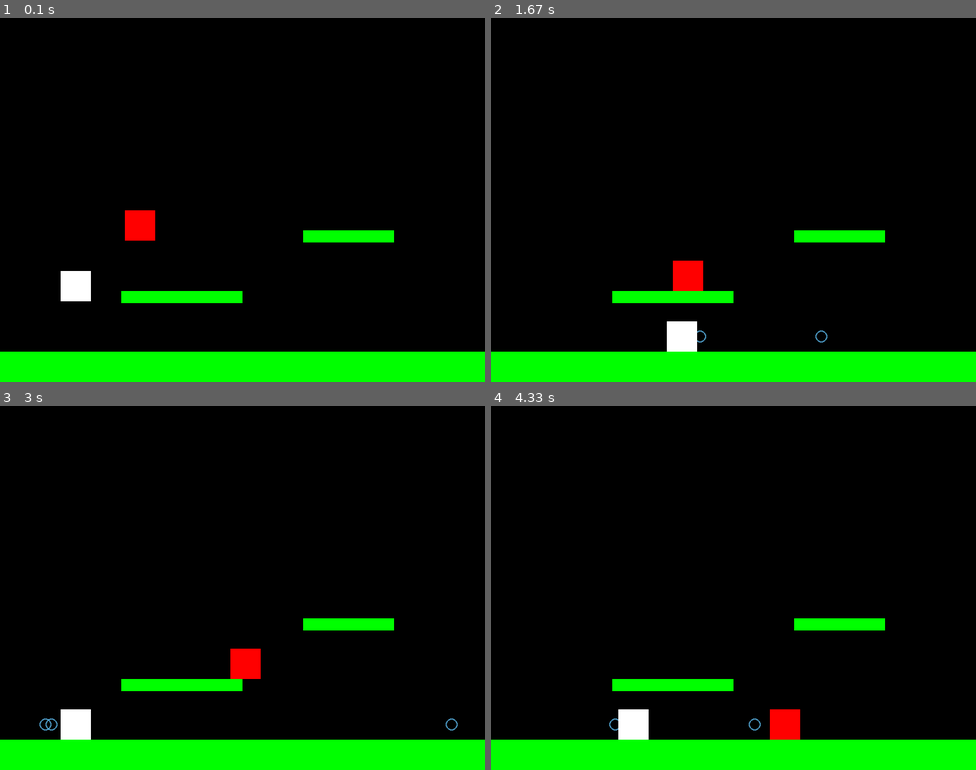
Above: before the commit, frames 1-4 (two rows, left to right).
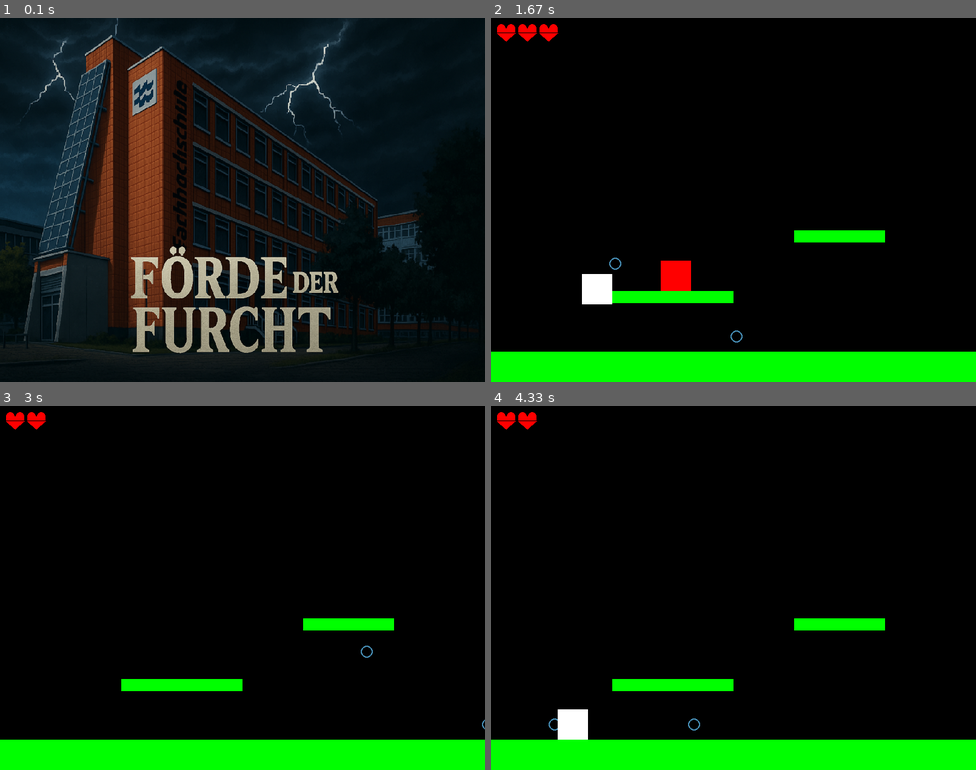
Above: after the commit, the same moments.

Repository: ChefanKreis/FoerdeDerFurcht
Game: pygame game, started from pygame_FoerdeDerFurcht.py
The game is run twice, just before and just after one commit, with the same random seed, the same clock (stepped at 60 frames per second) and the same inputs.
Inputs:
- Up to frame 1 (0.1 s): no input
- Up to frame 2 (1.67 s): hold Right 0.33-0.8 s; tap Space at 0.83, 1.23, 1.57 s; hold Up 1.17-1.47 s; hold Right from 1.5 s (still down)
- Up to frame 3 (3 s): tap Space at 1.87, 2.07, 2.37, 2.63, 2.93 s; release Right at 1.97 s; hold Left 2-2.53 s; tap X at 2.15 s; hold Left 2.57-2.97 s
- Up to frame 4 (4.33 s): hold Right 3.4-4.03 s; tap Space at 3.47, 3.77, 4.13 s; tap X at 3.55 s; hold Left from 4.07 s (still down)

The runs differ from the first frame. In frame 1, 66% of the frame differs, in the area x 0-100%, y 0-100%; in frame 2, 1.9%; in frame 3, 1.4%; in frame 4, 1.9%.

Commit message:
Startscreen, Lebensanzeige und Game Over Bildschirm

Diff:
--- a/pygame_FoerdeDerFurcht.py
+++ b/pygame_FoerdeDerFurcht.py
@@ -66,6 +66,26 @@
         self.running = True
         self.current_level = Level(1)
         self.score = 0
+        self.game_over = False
+        self.show_start_screen = True  # Startbildschirm anzeigen
+        # Font für Text-Darstellung
+        self.font = pygame.font.Font(None, 36)
+        self.big_font = pygame.font.Font(None, 72)
+        self.title_font = pygame.font.Font(None, 48)
+
+        # Startbildschirm laden (falls vorhanden)
+        self.start_screen_image = None
+        # Verschiedene Bildformate versuchen
+        image_files = ["startscreen.png", "startscreen.jpg", "startscreen.jpeg"]
+        for image_file in image_files:
+            try:
+                self.start_screen_image = pygame.image.load(image_file)
+                self.start_screen_image = pygame.transform.scale(self.start_screen_image, (WIDTH, HEIGHT))
+                break
+            except (pygame.error, FileNotFoundError):
+                continue
+
+        # Fallback wird automatisch in draw_start_screen() verwendet
 
     def start(self):
         while self.running:
@@ -81,28 +101,137 @@
             if event.type == pygame.QUIT:
                 self.running = False
             if event.type == pygame.KEYDOWN:
-                if event.key == pygame.K_LEFT:
-                    self.current_level.player.velocity.x = -5
-                if event.key == pygame.K_RIGHT:
-                    self.current_level.player.velocity.x = 5
-                if event.key == pygame.K_UP:
-                    self.current_level.player.jump()
-                if event.key == pygame.K_SPACE:
-                    self.current_level.player.shoot(self.current_level.projectiles)
+                if self.show_start_screen:
+                    # Startbildschirm: Beliebige Taste startet das Spiel
+                    self.show_start_screen = False
+                elif self.game_over:
+                    # Bei Game Over: Neustart mit 'R' Taste
+                    if event.key == pygame.K_r:
+                        self.restart_game()
+                else:
+                    # Normale Spielsteuerung
+                    if event.key == pygame.K_LEFT:
+                        self.current_level.player.velocity.x = -5
+                    if event.key == pygame.K_RIGHT:
+                        self.current_level.player.velocity.x = 5
+                    if event.key == pygame.K_UP:
+                        self.current_level.player.jump()
+                    if event.key == pygame.K_SPACE:
+                        self.current_level.player.shoot(self.current_level.projectiles)
+                    # Debug: Schaden nehmen mit 'X' Taste
+                    if event.key == pygame.K_x:
+                        self.current_level.player.take_damage()
             if event.type == pygame.KEYUP:
-                if event.key == pygame.K_LEFT and self.current_level.player.velocity.x < 0:
-                    self.current_level.player.velocity.x = 0
-                if event.key == pygame.K_RIGHT and self.current_level.player.velocity.x > 0:
-                    self.current_level.player.velocity.x = 0
+                if not self.game_over and not self.show_start_screen:
+                    if event.key == pygame.K_LEFT and self.current_level.player.velocity.x < 0:
+                        self.current_level.player.velocity.x = 0
+                    if event.key == pygame.K_RIGHT and self.current_level.player.velocity.x > 0:
+                        self.current_level.player.velocity.x = 0
 
     def update(self):
-        self.current_level.update()
-        # TODO: Punktestand und Spielzustand aktualisieren
+        if not self.game_over and not self.show_start_screen:
+            self.current_level.update()
+            # Prüfen ob Spieler alle Leben verloren hat
+            if self.current_level.player.lives <= 0:
+                self.game_over = True
 
     def draw(self):
         self.screen.fill((0, 0, 0))  # Hintergrund
-        self.current_level.draw(self.screen)
+
+        if self.show_start_screen:
+            self.draw_start_screen()
+        elif not self.game_over:
+            self.current_level.draw(self.screen)
+            self.draw_hud()
+        else:
+            self.draw_game_over()
+
         pygame.display.flip()
+
+    def draw_start_screen(self):
+        if self.start_screen_image:
+            # Nur das Bild anzeigen - kein Text
+            self.screen.blit(self.start_screen_image, (0, 0))
+
+        else:
+            # Fallback ohne Bild
+            self.screen.fill((20, 30, 50))
+
+            title_text = self.big_font.render("FÖRDE DER FURCHT", True, (255, 215, 0))
+            title_rect = title_text.get_rect(center=(WIDTH//2, HEIGHT//2 - 100))
+            self.screen.blit(title_text, title_rect)
+
+            subtitle_text = self.title_font.render("Klausur Chaos", True, (255, 255, 255))
+            subtitle_rect = subtitle_text.get_rect(center=(WIDTH//2, HEIGHT//2 - 50))
+            self.screen.blit(subtitle_text, subtitle_rect)
+
+            instruction_text = self.font.render("Drücke eine beliebige Taste zum Starten", True, (255, 255, 255))
+            instruction_rect = instruction_text.get_rect(center=(WIDTH//2, HEIGHT - 80))
+            self.screen.blit(instruction_text, instruction_rect)
+
+    def draw_hud(self):
+        # Herzen für Leben zeichnen
+        heart_size = 30
+        heart_margin = 5
+        for i in range(self.current_level.player.lives):
+            heart_x = 10 + i * (heart_size + heart_margin)
+            heart_y = 10
+            self.draw_heart(heart_x, heart_y, heart_size)
+
+    def draw_heart(self, x, y, size):
+        # Einfaches Herz mit pygame.draw zeichnen
+        # Herz aus zwei Kreisen und einem Dreieck
+        heart_color = (255, 0, 0)  # Rot
+
+        # Zwei obere Kreise
+        circle_radius = size // 4
+        pygame.draw.circle(self.screen, heart_color, (x + circle_radius, y + circle_radius), circle_radius)
+        pygame.draw.circle(self.screen, heart_color, (x + size - circle_radius, y + circle_radius), circle_radius)
+
+        # Unterer Teil des Herzens (Rechteck + Dreieck)
+        pygame.draw.rect(self.screen, heart_color, (x, y + circle_radius, size, circle_radius))
+
+        # Dreieck für die Herzspitze
+        points = [
+            (x + size // 2, y + size - 2),  # Spitze unten
+            (x, y + size // 2),             # Links
+            (x + size, y + size // 2)       # Rechts
+        ]
+        pygame.draw.polygon(self.screen, heart_color, points)
+
+    def draw_game_over(self):
+        # Hintergrund abdunkeln
+        overlay = pygame.Surface((WIDTH, HEIGHT))
+        overlay.set_alpha(128)
+        overlay.fill((0, 0, 0))
+        self.screen.blit(overlay, (0, 0))
+
+        # "Zwangsexmatrikulation" Text
+        game_over_text = self.big_font.render("ZWANGSEXMATRIKULATION", True, (255, 0, 0))
+        text_rect = game_over_text.get_rect(center=(WIDTH//2, HEIGHT//2 - 50))
+        self.screen.blit(game_over_text, text_rect)
+
+        # Zusätzliche Informationen
+        subtitle_text = self.font.render("Alle Fehlversuche aufgebraucht!", True, (255, 255, 255))
+        subtitle_rect = subtitle_text.get_rect(center=(WIDTH//2, HEIGHT//2))
+        self.screen.blit(subtitle_text, subtitle_rect)
+
+        # Neustart-Anweisung
+        restart_text = self.font.render("Drücke 'R' für Neustart", True, (255, 255, 255))
+        restart_rect = restart_text.get_rect(center=(WIDTH//2, HEIGHT//2 + 50))
+        self.screen.blit(restart_text, restart_rect)
+
+        # Finaler Punktestand
+        final_score_text = self.font.render(f"Endpunktestand: {self.score}", True, (255, 255, 0))
+        final_score_rect = final_score_text.get_rect(center=(WIDTH//2, HEIGHT//2 + 100))
+        self.screen.blit(final_score_text, final_score_rect)
+
+    def restart_game(self):
+        # Spiel zurücksetzen
+        self.game_over = False
+        self.score = 0
+        self.current_level = Level(1)
+        self.show_start_screen = True  # Zurück zum Startbildschirm
 
 class Level:
     def __init__(self, number):
@@ -154,7 +283,14 @@
         self.powerups.draw(screen)
         self.enemies.draw(screen)
         self.projectiles.draw(screen)  # Projektile zeichnen
-        screen.blit(self.player.image, self.player.rect)
+
+        # Spieler zeichnen (mit Blinken bei Unverwundbarkeit)
+        if self.player.is_invincible:
+            # Blinken: Nur jede 10 Frames zeichnen
+            if (self.player.invincibility_timer // 5) % 2 == 0:
+                screen.blit(self.player.image, self.player.rect)
+        else:
+            screen.blit(self.player.image, self.player.rect)
 
 class Character(pygame.sprite.Sprite):
     def __init__(self, x, y, sprite):
@@ -233,6 +369,7 @@
         self.lives = 3
         self.weapon = Weapon(self)
         self.is_invincible = False
+        self.invincibility_timer = 0  # Timer für Unverwundbarkeit
 
     def shoot(self, projectiles_group):
         # Waffe abfeuern
@@ -242,16 +379,25 @@
         # TODO: Sammeln
         pass
 
-    def take_damage(self, amount):
+    def take_damage(self, amount=1):
         if not self.is_invincible:
-            self.health -= amount
-            if self.health <= 0:
-                self.lives -= 1
-                # TODO: Leben verloren verarbeiten
+            self.lives -= 1
+            if self.lives > 0:
+                # Leben verloren, aber noch Leben übrig - kurze Unverwundbarkeit
+                self.is_invincible = True
+                self.invincibility_timer = 120  # 2 Sekunden Unverwundbarkeit bei 60 FPS
+            # Wenn self.lives <= 0, wird das Game Over vom Game-Objekt behandelt
 
     def update(self, platforms=None):
         super().update(platforms)
         self.weapon.update()  # Weapon-Cooldown aktualisieren
+
+        # Unverwundbarkeits-Timer verwalten
+        if self.invincibility_timer > 0:
+            self.invincibility_timer -= 1
+            if self.invincibility_timer <= 0:
+                self.is_invincible = False
+
         # Kollisionen mit Plattformen prüfen (wird vom Level aufgerufen)
         # TODO: Spieler-Eingabe, Zustand prüfen
 
Binary file added: startscreen.png
